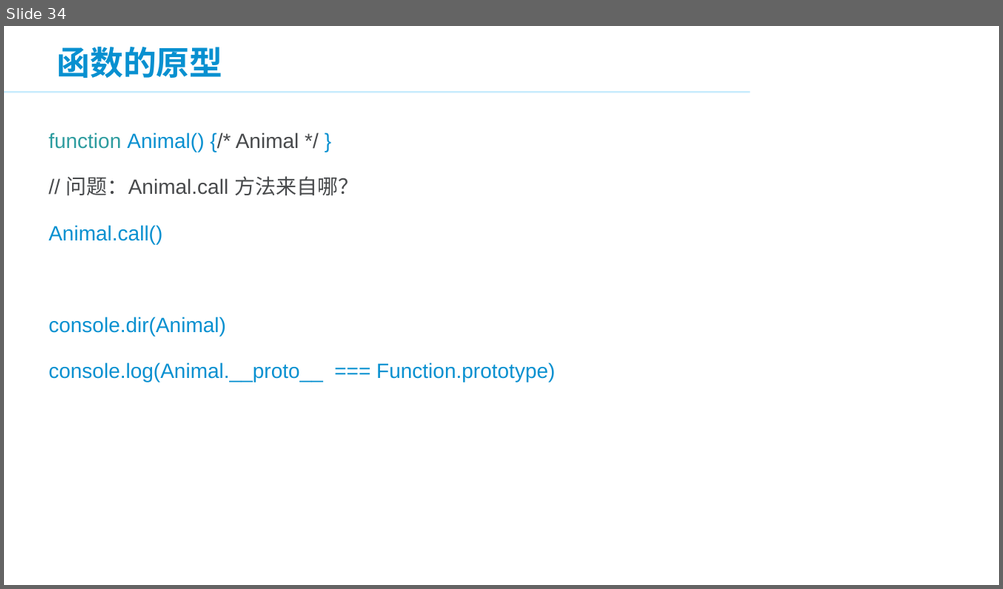
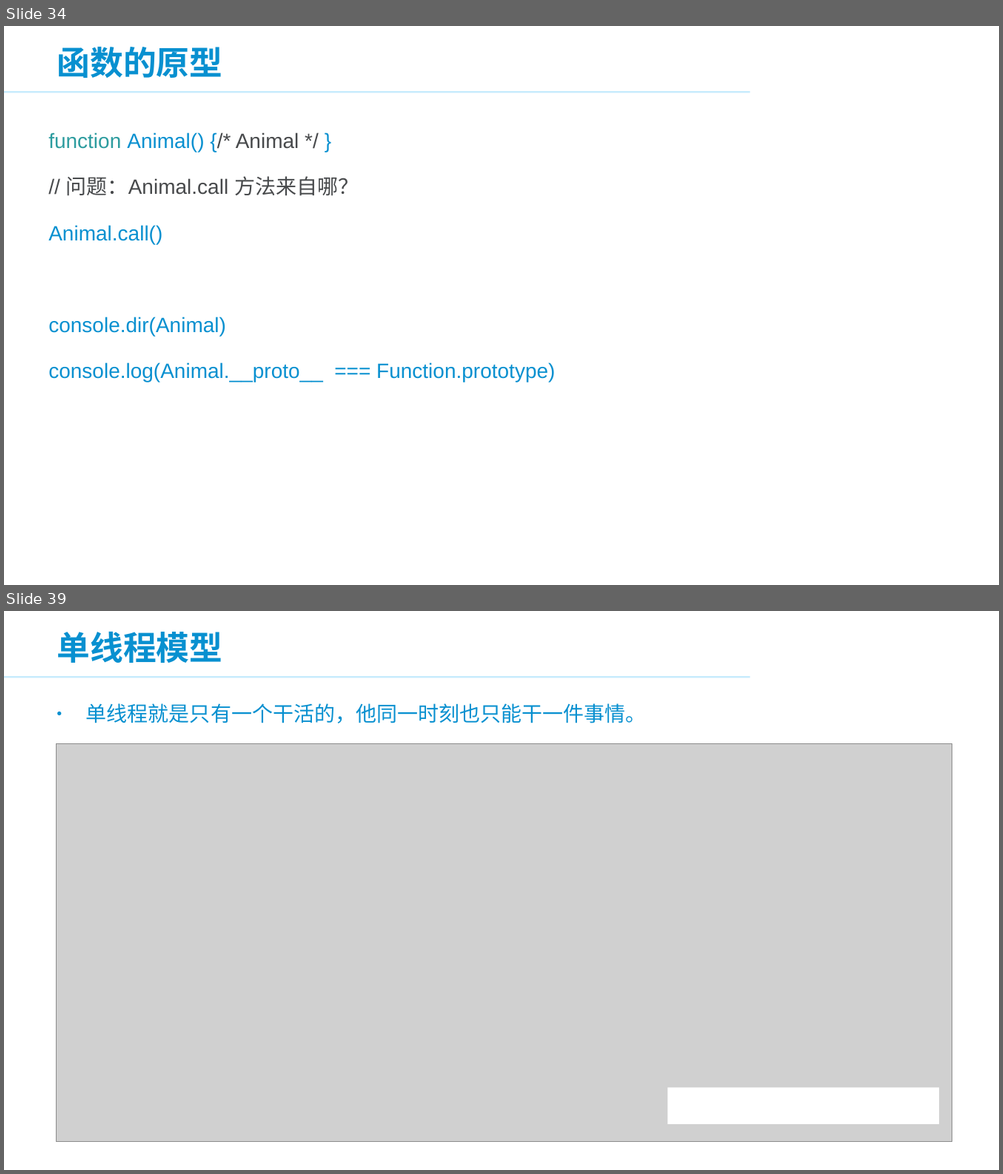
Before and after one commit to panxuepeng/javascript, a slide deck: ppt/JavaScript 高级部分.ppt. Shown one above the other, each under a label of ours: slide 34 before the commit, slides 34 and 39 after it; the slides between them are not shown. The pictures are 1003x589 and 1003x1174 pixels, drawn with LibreOffice and Linux fonts; fonts in the diff are those of the drawing; grey boxes stand for pictures; background and template pictures are left out. Boxes give left, top, right and bottom in pixels: in the first picture for what was removed or moved away, otherwise in the second. Text is boxed around its words. In the diff, an @@ line names an element or a change of style, - is before the commit and + after.

```diff
--- a/ppt/JavaScript 高级部分.ppt
+++ b/ppt/JavaScript 高级部分.ppt
@@ slide 39 added at (4,611,999,1170), background #FFFFFF; not listed: 2 template elements that a slide beside it also shows @@
@@ title added at (57,631,222,663), 32 pt, text #0890D0, bold @@
+单线程模型
@@ text added at (86,703,646,723), 20 pt, text #0890D0 @@
+• 单线程就是只有一个干活的，他同一时刻也只能干一件事情。
@@ picture added at (57,743,951,1142) @@
@@ rectangle added at (668,1088,939,1124), fill #FFFFFF @@
```
Also in this commit, not shown: 9 other slides added, 14 slides removed, 6 other files.
